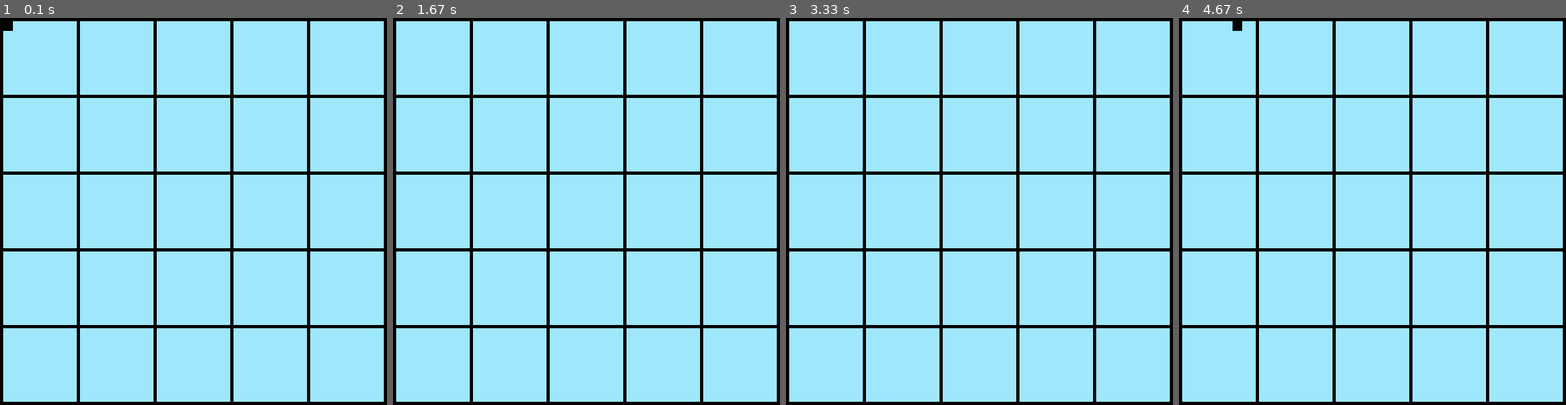
Above: before the commit, frames 1-4 (left to right).
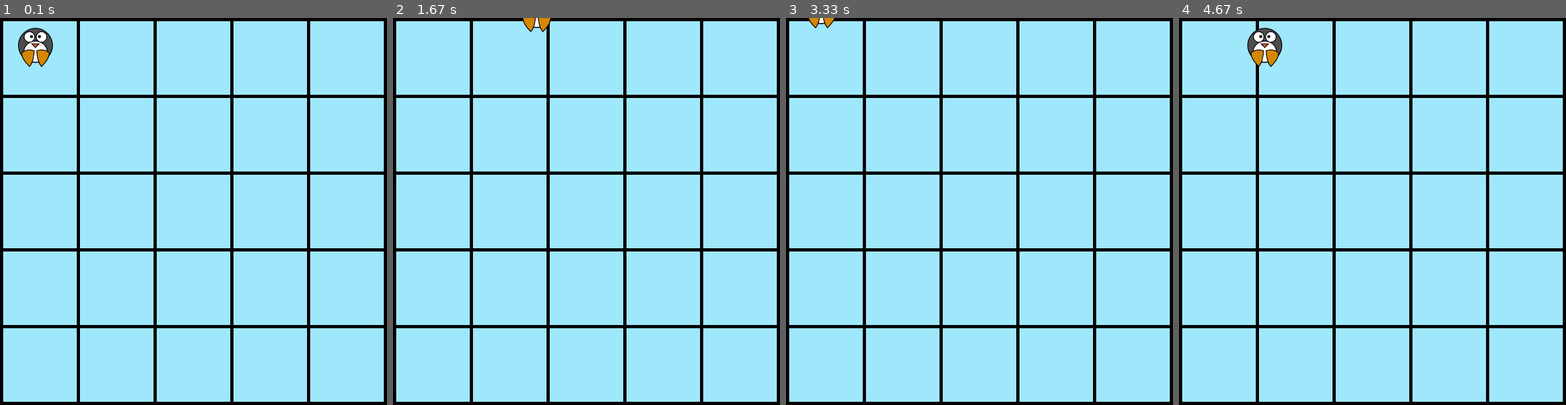
Above: after the commit, the same moments.

Repository: hannah-rackley/my_pygame
Game: pygame game, started from main.py
Two runs of this game, one before a commit and one after it. Both use one fixed random seed, a clock stepped at 60 frames per second and the inputs below.
Inputs:
- Up to frame 1 (0.1 s): no input
- Up to frame 2 (1.67 s): hold Right 0.33-0.8 s; hold Up 0.83-1.13 s; hold Right 1.17-1.63 s
- Up to frame 3 (3.33 s): hold Left 1.67-2.2 s; hold Down 2.23-2.53 s; hold Left 2.57-2.97 s; hold Up from 3 s (still down)
- Up to frame 4 (4.67 s): release Up at 3.37 s; hold Right 3.4-4.03 s; hold Down 4.07-4.43 s; hold Left from 4.47 s (still down)

The runs differ from the first frame. In frame 1, 0.8% of the frame differs, in the area x 0-14%, y 0-13%; in frame 2, 0.2%; in frame 3, 0.1%; in frame 4, 0.8%.

Commit message:
Added sprites for the player character. Updated README with credit to the artist that created the sprite.

Diff:
--- a/main.py
+++ b/main.py
@@ -40,8 +40,7 @@
         super(Player, self).__init__()
 
         #Set height and width
-        self.image = pygame.Surface([15, 15])
-        self.image.fill(BLACK)
+        self.image = pygame.image.load('penguin1.png').convert_alpha()
 
         #Make top left corner the passed-in location
         self.rect = self.image.get_rect()
Not shown, changed: README.md
Binary file added: penguin1.png
Binary file added: penguin2.png
